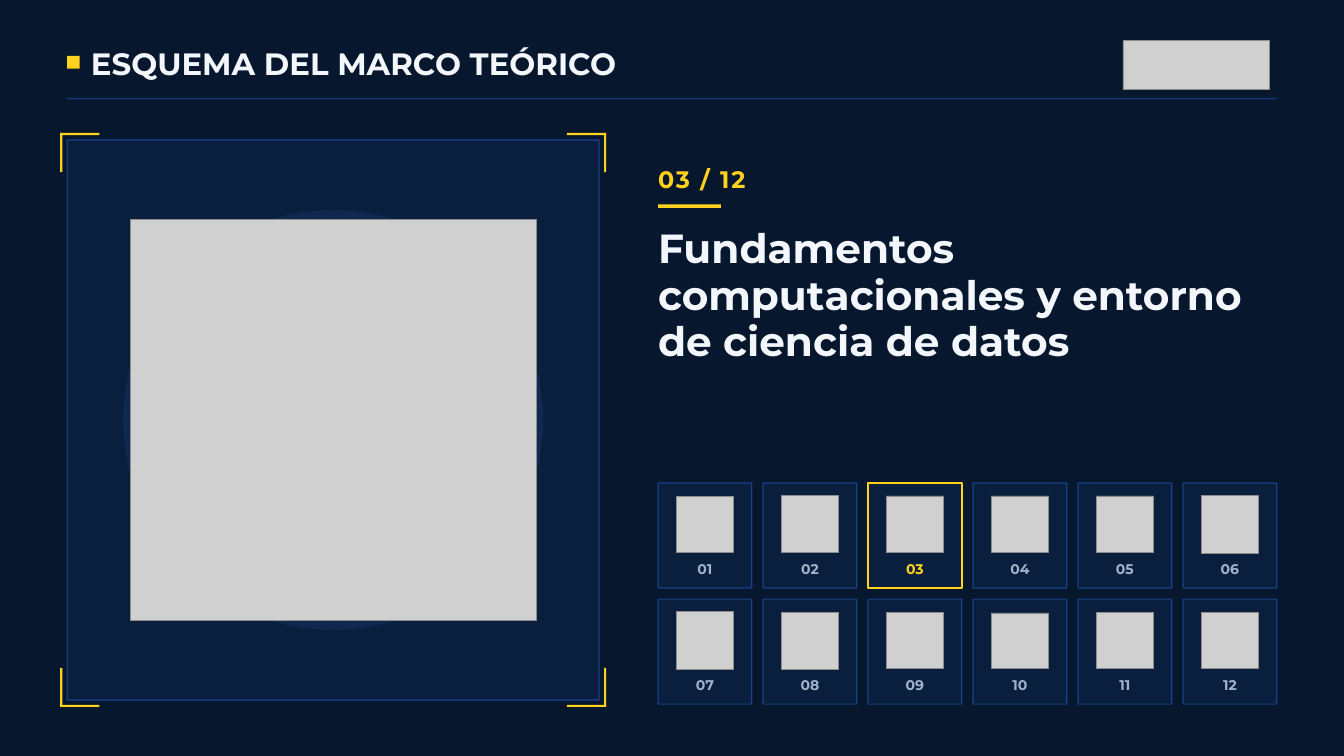
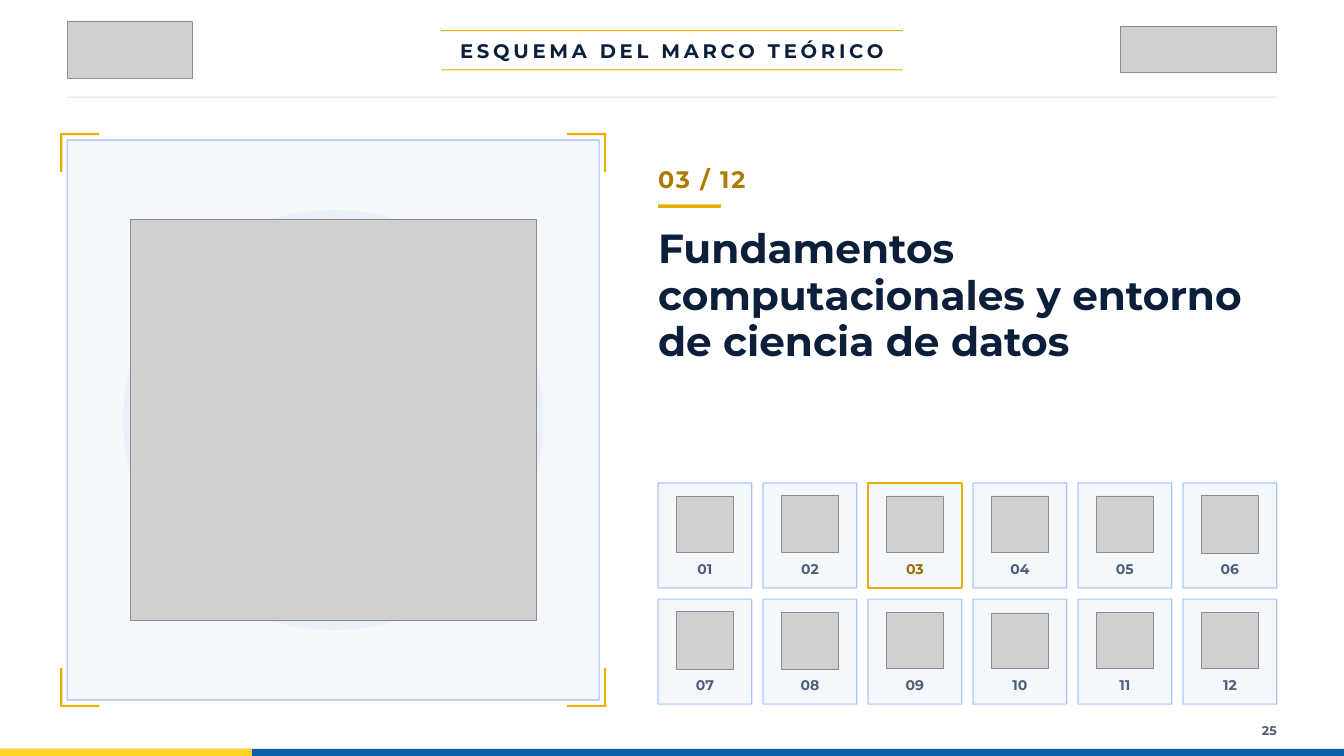
Before and after one commit to cmpeic/presentacion-trabajo-grado, a slide deck: slide 25 of canva/presentacion_trabajo_grado_canva.pptx. Drawn at 1344x756 pixels with LibreOffice and Linux fonts; fonts in the diff are those of the drawing; grey boxes stand for pictures; background and template pictures are left out. Boxes give left, top, right and bottom in pixels: in the first picture for what was removed or moved away, otherwise in the second. Text is boxed around its words. In the diff, an @@ line names an element or a change of style, - is before the commit and + after.

```diff
--- a/canva/presentacion_trabajo_grado_canva.pptx
+++ b/canva/presentacion_trabajo_grado_canva.pptx
@@ background picture (left out) to #FFFFFF @@
@@ picture added at <box>67,21,192,78</box> @@
@@ picture: place and size @@
-picture at <box>1123,40,1269,89</box>
+picture at <box>1120,27,1277,73</box>
@@ rectangle removed at <box>67,56,80,69</box> @@
@@ text "ESQUEMA DEL MARCO TEÓRICO": place and size @@
-text "ESQUEMA DEL MARCO TEÓRICO" at <box>91,47,616,80</box>
+text "ESQUEMA DEL MARCO TEÓRICO" at <box>460,40,884,61</box>
@@ text "ESQUEMA DEL MARCO TEÓRICO" at <box>460,40,884,61</box>: size 33 to 21 pt, text colour #F3F7FC to #0B1F3A, letter spacing 0 to 4 pt; alignment left to centre @@
@@ rectangle added at <box>441,30,903,32</box>, fill #E8B000 @@
@@ rectangle added at <box>441,69,903,71</box>, fill #E8B000 @@
@@ rectangle at <box>67,97,1277,98</box>: fill #2F7BFF at 35% opacity to #D6E1EE @@
@@ text "03 / 12" at <box>658,171,745,189</box>: text colour #FFD21F to #AD7A00 @@
@@ fill #FFD21F to #E8B000 in 9 elements at <box>60,133,99,135</box>, <box>60,133,62,172</box>, <box>567,133,606,135</box>, <box>604,133,606,172</box>, <box>60,668,62,707</box>, <box>60,705,99,707</box>, <box>604,668,606,707</box>, <box>567,705,606,707</box>, <box>658,204,721,208</box> @@
@@ ellipse at <box>123,210,543,630</box>: fill #12305E at 55% opacity to #E3ECF8 at 55% opacity @@
@@ text "Fundamentos computacionales y entorno de ..." at <box>658,233,1241,357</box>: text colour #F3F7FC to #0B1F3A @@
@@ rectangle at <box>868,483,962,588</box>: fill #0A1F3D to #F4F7FB; outline #FFD21F 2.25 pt to #E8B000 2.25 pt @@
@@ text "03" at <box>906,564,924,574</box>: text colour #FFD21F to #9A6B00 @@
@@ fill #0A1F3D to #F4F7FB in 12 elements at <box>67,140,599,700</box>, <box>658,483,752,588</box>, <box>763,483,857,588</box>, <box>973,483,1067,588</box>, <box>1078,483,1172,588</box>, <box>1183,483,1277,588</box>, <box>658,599,752,704</box>, <box>763,599,857,704</box>, <box>868,599,962,704</box>, <box>973,599,1067,704</box>, <box>1078,599,1172,704</box>, <box>1183,599,1277,704</box> @@
@@ text colour #9FB4CC to #4E5F78 in 11 elements at <box>697,564,712,574</box>, <box>801,564,819,574</box>, <box>1010,564,1029,574</box>, <box>1116,564,1134,574</box>, <box>1221,564,1239,574</box>, <box>696,680,714,690</box>, <box>801,680,820,690</box>, <box>906,680,924,690</box>, <box>1012,680,1027,690</box>, <box>1119,680,1130,690</box>, <box>1223,680,1237,690</box> @@
@@ rectangle added at <box>0,749,1344,756</box>, fill #0B5EA8 @@
@@ rectangle added at <box>0,749,252,756</box>, fill #FFD21F @@
@@ text added at <box>1262,726,1277,735</box>, 13.5 pt, text #4E5F78, bold @@
+25
```
Also in this commit, not shown: 63 other slides changed, 5 slides added, 3 slides removed, 33 other files.
